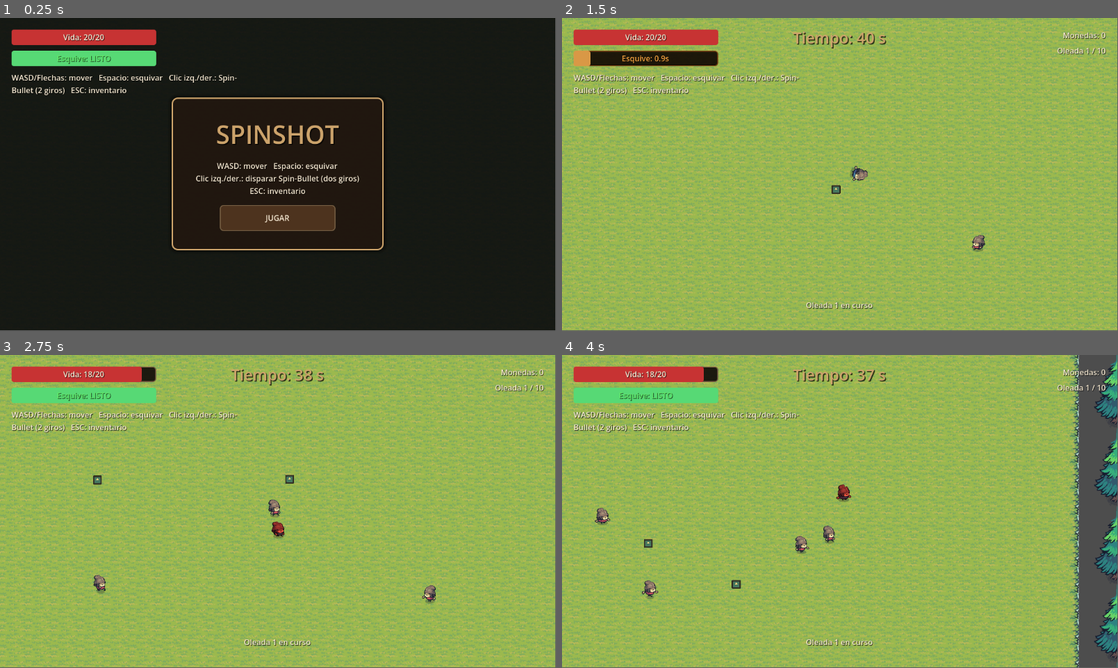
Above: before the commit, frames 1-4 (two rows, left to right).
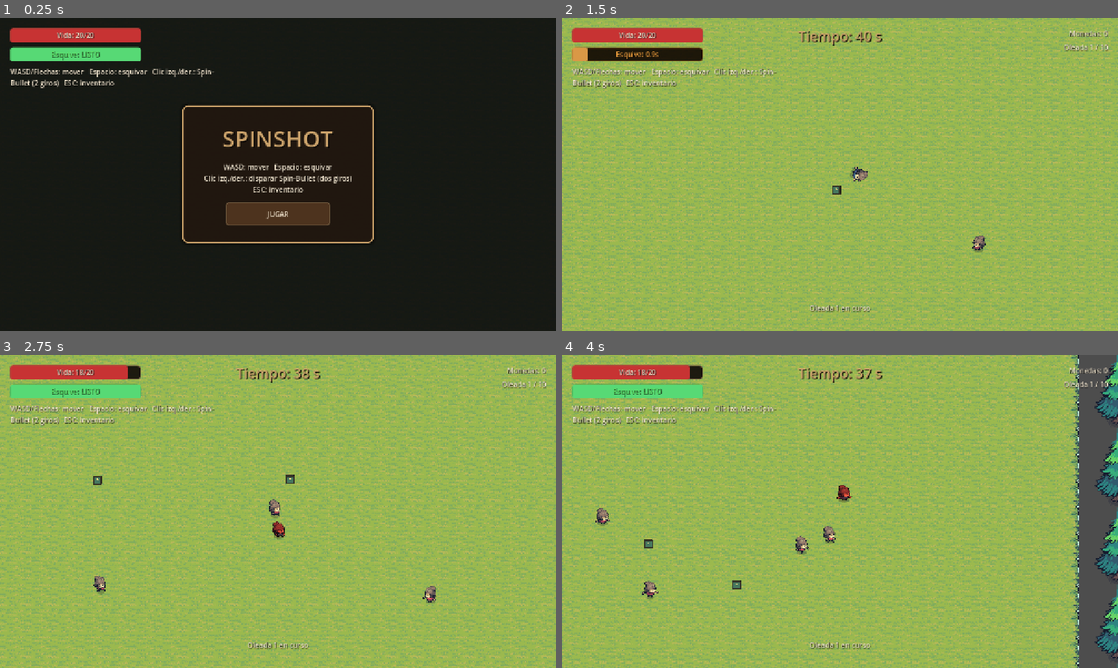
Above: after the commit, the same moments.

Repository: 4FCC/spinshot
Game: Godot game, scene res://Scenes/Main.tscn
Two runs of this game, one before a commit and one after it. Both use one fixed random seed, a clock stepped at 60 frames per second and the inputs below. The engine's default icon, where the game draws it, is replaced by a stand-in: a white triangle on a blue panel in a dark square.
Inputs (mouse positions are in pixels of both pictures, inside the frame that each line leads up to):
- Up to frame 1 (0.25 s): no input
- Up to frame 2 (1.5 s): click "JUGAR" at 0.5 s; tap Enter at 1.25 s; move the mouse to (962, 158) at 1.27 s; hold D (Derecha) from 1.28 s (still down); hold Right mouse button (shoot) from 1.28 s (still down); tap Space (dodge) at 1.35 s
- Up to frame 3 (2.75 s): move the mouse to (166, 527) at 2.02 s; release D (Derecha) at 2.03 s; release Right mouse button (shoot) at 2.03 s; hold S (Abajo) from 2.03 s (still down); right-click (166, 527) at 2.1 s; tap Space (dodge) at 2.3 s
- Up to frame 4 (4 s): move the mouse to (895, 442) at 2.77 s; release S (Abajo) at 2.78 s; hold D (Derecha) 2.78-3.53 s; hold Right mouse button (shoot) 2.78-3.53 s; tap Space (dodge) at 2.85, 3.8 s; move the mouse to (812, 574) at 3.52 s; hold W (Arriba) from 3.53 s (still down); tap N (end_wave) at 3.6 s
In our replay, the window is 799x449 before the commit and 800x450 after it. These sizes can differ from the game's own. Grey fills any space a smaller window leaves; there, only what the larger window draws over its background counts as a difference.

The runs differ from the first frame. In frame 1, 6.6% of the frame differs, in the area x 1-69%, y 3-75%; in frame 2, 11%; in frame 3, 12%; in frame 4, 12%, in the area x 0-100%, y 0-100%.

Commit message:
Tienda más compacta, ítems nítidos, panel de stats y escalado de pantalla
- project.godot [display]: resolución base 1280x720 + stretch canvas_items/expand
  para que el juego escale bien en pantalla completa. F11 alterna pantalla
  completa (game_mode._toggle_fullscreen).
- Tienda: panel más pequeño (más margen alrededor). Imagen de cada ítem más
  grande (168px) y con filtro NEAREST para que el pixel-art se vea nítido al
  escalar (igual en el inventario).
- Al abrir la tienda se oculta el HUD del jugador (vida/esquive/textos) y se
  restaura al salir; coherente con el inventario.
- Nuevo Scripts/stats_panel.gd (StatsPanel): cuadro reutilizable con las
  estadísticas actuales del personaje (vida, velocidad, daño, cadencia, esquive
  e ítems con habilidad). Se muestra a la derecha de la tienda y junto al
  inventario al pulsar ESC.

Co-Authored-By: Claude Opus 4.8 <noreply@anthropic.com>
Claude-Session: https://claude.ai/code/session_01EVFDgn2qQnY3SEDFH6Bwyc

Diff:
--- a/Scenes/GameMode.tscn
+++ b/Scenes/GameMode.tscn
@@ -87,10 +87,10 @@
 [node name="Shop" type="Panel" parent="UI"]
 anchor_right = 1.0
 anchor_bottom = 1.0
-offset_left = 48.0
-offset_top = 44.0
-offset_right = -48.0
-offset_bottom = -44.0
+offset_left = 110.0
+offset_top = 64.0
+offset_right = -110.0
+offset_bottom = -60.0
 script = ExtResource("5_shop")
 icon_health = ExtResource("6_i1")
 icon_damage = ExtResource("7_i2")
--- a/Scripts/game_mode.gd
+++ b/Scripts/game_mode.gd
@@ -57,6 +57,7 @@
 var _inventory_panel: Control = null
 var _inventory_grid: GridContainer = null
 var _inventory_open: bool = false
+var _inv_stats_holder: Control = null
 
 func _ready() -> void:
 	randomize()
@@ -116,6 +117,10 @@
 		_spawn_enemy()
 
 func _unhandled_input(event: InputEvent) -> void:
+	# F11 alterna pantalla completa (en cualquier momento, también en menús)
+	if event is InputEventKey and event.pressed and not event.echo and event.keycode == KEY_F11:
+		_toggle_fullscreen()
+		return
 	if _screen_active:
 		return
 	# Inventario (ESC): disponible en cualquier escena
@@ -172,6 +177,13 @@
 	host.add_child(e)
 	e.global_position = player.global_position + Vector2.RIGHT.rotated(randf() * TAU) * 320.0
 
+func _toggle_fullscreen() -> void:
+	var mode := DisplayServer.window_get_mode()
+	if mode == DisplayServer.WINDOW_MODE_FULLSCREEN or mode == DisplayServer.WINDOW_MODE_EXCLUSIVE_FULLSCREEN:
+		DisplayServer.window_set_mode(DisplayServer.WINDOW_MODE_WINDOWED)
+	else:
+		DisplayServer.window_set_mode(DisplayServer.WINDOW_MODE_FULLSCREEN)
+
 func _toggle_god_mode() -> void:
 	if player == null or not is_instance_valid(player):
 		player = _find_player()
@@ -232,6 +244,8 @@
 	_clear_bullets()
 	if player != null and is_instance_valid(player) and player.has_method("set_frozen"):
 		player.set_frozen(true)
+	# Ocultar el HUD del jugador para que no estorbe a la tienda
+	_set_gameplay_ui_visible(false)
 	shop.open(wave_number)
 
 func _clear_bullets() -> void:
@@ -241,6 +255,8 @@
 func _on_shop_continue() -> void:
 	if player != null and is_instance_valid(player) and player.has_method("set_frozen"):
 		player.set_frozen(false)
+	# Restaurar el HUD al salir de la tienda
+	_set_gameplay_ui_visible(true)
 	if _boss_pending:
 		# Al salir de la tienda tras la oleada final, aparece el jefe
 		_boss_pending = false
@@ -468,20 +484,24 @@
 
 	var bg := ColorRect.new()
 	bg.set_anchors_preset(Control.PRESET_FULL_RECT)
-	bg.color = Color(0, 0, 0, 0.55)
+	bg.color = Color(0, 0, 0, 0.6)
 	_inventory_panel.add_child(bg)
 
-	var panel := Panel.new()
-	panel.set_anchors_preset(Control.PRESET_CENTER)
-	panel.offset_left = -300.0
-	panel.offset_top = -230.0
-	panel.offset_right = 300.0
-	panel.offset_bottom = 230.0
+	var center := CenterContainer.new()
+	center.set_anchors_preset(Control.PRESET_FULL_RECT)
+	_inventory_panel.add_child(center)
+
+	# Inventario (izquierda) + Estadísticas (derecha)
+	var row := HBoxContainer.new()
+	row.add_theme_constant_override("separation", 16)
+	center.add_child(row)
+
+	var panel := PanelContainer.new()
 	UiTheme.apply_panel(panel)
-	_inventory_panel.add_child(panel)
+	panel.custom_minimum_size = Vector2(440, 0)
+	row.add_child(panel)
 
 	var margin := MarginContainer.new()
-	margin.set_anchors_preset(Control.PRESET_FULL_RECT)
 	margin.add_theme_constant_override("margin_left", 22)
 	margin.add_theme_constant_override("margin_top", 18)
 	margin.add_theme_constant_override("margin_right", 22)
@@ -499,7 +519,7 @@
 	vbox.add_child(title)
 
 	_inventory_grid = GridContainer.new()
-	_inventory_grid.columns = 6
+	_inventory_grid.columns = 5
 	_inventory_grid.add_theme_constant_override("h_separation", 10)
 	_inventory_grid.add_theme_constant_override("v_separation", 10)
 	vbox.add_child(_inventory_grid)
@@ -509,6 +529,11 @@
 	hint.horizontal_alignment = HORIZONTAL_ALIGNMENT_CENTER
 	UiTheme.apply_label(hint)
 	vbox.add_child(hint)
+
+	# Columna de estadísticas (se rellena en _refresh_inventory)
+	_inv_stats_holder = VBoxContainer.new()
+	_inv_stats_holder.custom_minimum_size = Vector2(280, 0)
+	row.add_child(_inv_stats_holder)
 
 	ui.add_child(_inventory_panel)
 
@@ -524,7 +549,9 @@
 		get_tree().paused = true
 	else:
 		_inventory_panel.visible = false
-		_set_gameplay_ui_visible(true)
+		# No volver a mostrar el HUD si seguimos dentro de la tienda
+		if not shop.visible:
+			_set_gameplay_ui_visible(true)
 		if not _screen_active:
 			get_tree().paused = false
 
@@ -546,6 +573,12 @@
 
 	if player == null or not is_instance_valid(player):
 		player = _find_player()
+
+	# Reconstruir el panel de estadísticas
+	if _inv_stats_holder != null:
+		for c in _inv_stats_holder.get_children():
+			c.queue_free()
+		_inv_stats_holder.add_child(StatsPanel.build(player))
 	var inv: Dictionary = {}
 	if player != null:
 		var v = player.get("inventory")
@@ -581,6 +614,7 @@
 	icon.texture = data.get("icon", null)
 	icon.expand_mode = TextureRect.EXPAND_IGNORE_SIZE
 	icon.stretch_mode = TextureRect.STRETCH_KEEP_ASPECT_CENTERED
+	icon.texture_filter = CanvasItem.TEXTURE_FILTER_NEAREST
 	icon.mouse_filter = Control.MOUSE_FILTER_IGNORE
 	slot.add_child(icon)
 
--- a/Scripts/shop.gd
+++ b/Scripts/shop.gd
@@ -33,6 +33,7 @@
 var _cards_row: HBoxContainer = null
 var _reroll_button: Button = null
 var _title_label: Label = null
+var _stats_holder: Control = null
 
 func _ready() -> void:
 	visible = false
@@ -120,12 +121,23 @@
 	_reroll_button.pressed.connect(_on_reroll)
 	top.add_child(_reroll_button)
 
-	# ----- Fila de tarjetas (ocupa el grueso del espacio) -----
+	# ----- Centro: tarjetas (izquierda) + estadísticas (derecha) -----
+	var mid := HBoxContainer.new()
+	mid.add_theme_constant_override("separation", 16)
+	mid.size_flags_vertical = Control.SIZE_EXPAND_FILL
+	vbox.add_child(mid)
+
 	_cards_row = HBoxContainer.new()
-	_cards_row.add_theme_constant_override("separation", 16)
+	_cards_row.add_theme_constant_override("separation", 14)
 	_cards_row.size_flags_vertical = Control.SIZE_EXPAND_FILL
 	_cards_row.size_flags_horizontal = Control.SIZE_EXPAND_FILL
-	vbox.add_child(_cards_row)
+	mid.add_child(_cards_row)
+
+	# Columna de estadísticas del personaje (se rellena en _refresh)
+	_stats_holder = VBoxContainer.new()
+	_stats_holder.custom_minimum_size = Vector2(240, 0)
+	_stats_holder.size_flags_vertical = Control.SIZE_EXPAND_FILL
+	mid.add_child(_stats_holder)
 
 	# ----- Botón continuar -----
 	var continue_button := Button.new()
@@ -220,13 +232,15 @@
 	UiTheme.apply_title(name_label, 19)
 	col.add_child(name_label)
 
-	# Imagen grande, centrada, que crece para ocupar el espacio
+	# Imagen grande, centrada, que crece para ocupar el espacio.
+	# texture_filter NEAREST: el pixel-art se ve grande y nítido al escalar.
 	var icon := TextureRect.new()
 	icon.texture = item.get("icon", null)
-	icon.custom_minimum_size = Vector2(0, 150)
+	icon.custom_minimum_size = Vector2(0, 168)
 	icon.size_flags_vertical = Control.SIZE_EXPAND_FILL
 	icon.expand_mode = TextureRect.EXPAND_IGNORE_SIZE
 	icon.stretch_mode = TextureRect.STRETCH_KEEP_ASPECT_CENTERED
+	icon.texture_filter = CanvasItem.TEXTURE_FILTER_NEAREST
 	col.add_child(icon)
 
 	# Descripción completa
@@ -257,6 +271,8 @@
 	return card
 
 func _refresh() -> void:
+	if not visible:
+		return
 	if _coins_label != null:
 		_coins_label.text = "%d monedas" % Game.coins
 	for i in _option_buttons.size():
@@ -267,6 +283,16 @@
 	if _reroll_button != null:
 		_reroll_button.text = "REROLL (%d)" % reroll_cost
 		_reroll_button.disabled = Game.coins < reroll_cost
+	_refresh_stats()
+
+func _refresh_stats() -> void:
+	if _stats_holder == null:
+		return
+	for c in _stats_holder.get_children():
+		c.queue_free()
+	var sp := StatsPanel.build(player)
+	sp.size_flags_vertical = Control.SIZE_EXPAND_FILL
+	_stats_holder.add_child(sp)
 
 func _on_buy(index: int) -> void:
 	if index >= _current.size():
--- /dev/null
+++ b/Scripts/stats_panel.gd
@@ -0,0 +1,83 @@
+class_name StatsPanel
+extends RefCounted
+
+# =============================================================================
+# STATS PANEL — Cuadro reutilizable con las estadísticas actuales del jugador
+# =============================================================================
+# Se usa en la tienda y en el menú de ESC (junto al inventario). Lee los
+# valores directamente del jugador (billy.gd).
+
+static func build(player) -> Control:
+	var panel := PanelContainer.new()
+	UiTheme.apply_panel(panel)
+
+	var pad := MarginContainer.new()
+	pad.add_theme_constant_override("margin_left", 16)
+	pad.add_theme_constant_override("margin_top", 12)
+	pad.add_theme_constant_override("margin_right", 16)
+	pad.add_theme_constant_override("margin_bottom", 12)
+	panel.add_child(pad)
+
+	var vb := VBoxContainer.new()
+	vb.add_theme_constant_override("separation", 6)
+	pad.add_child(vb)
+
+	var title := Label.new()
+	title.text = "ESTADÍSTICAS"
+	title.horizontal_alignment = HORIZONTAL_ALIGNMENT_CENTER
+	UiTheme.apply_title(title, 22)
+	vb.add_child(title)
+
+	if player == null or not is_instance_valid(player):
+		_row(vb, "Jugador", "—")
+		return panel
+
+	_row(vb, "Vida", "%d / %d" % [player.vida, player.vida_max])
+	_row(vb, "Velocidad", "%d" % roundi(player.speed))
+	_row(vb, "Daño de bala", "%d" % player.bullet_damage)
+	_row(vb, "Cadencia", "%.2f s" % player.shoot_cooldown_time)
+	_row(vb, "Esquive (CD)", "%.2f s" % player.dodge_cooldown_time)
+
+	# Ítems con habilidad (solo si el jugador los tiene)
+	var has_special := false
+	if player.coin_heal_level > 0:
+		_row(vb, "Robo de vida", "Nv %d (%d%%)" % [player.coin_heal_level, player.coin_heal_level * 25])
+		has_special = true
+	if player.bounce_level > 0:
+		_row(vb, "Rebote ofensivo", "+%d SpinShot" % player.bounce_level)
+		has_special = true
+	if player.has_split:
+		_row(vb, "División de proyectil", "Sí")
+		has_special = true
+	if player.lethal_level > 0:
+		_row(vb, "Giro letal", "%d%%" % player.lethal_level)
+		has_special = true
+	if player.autododge_level > 0:
+		_row(vb, "Esquiva automática", "%d%%" % (player.autododge_level * 25))
+		has_special = true
+	if not has_special:
+		var none := Label.new()
+		none.text = "(Sin habilidades especiales)"
+		UiTheme.apply_label(none)
+		vb.add_child(none)
+
+	return panel
+
+static func _row(vb: VBoxContainer, name: String, value: String) -> void:
+	var row := HBoxContainer.new()
+	row.add_theme_constant_override("separation", 12)
+
+	var l := Label.new()
+	l.text = name
+	l.size_flags_horizontal = Control.SIZE_EXPAND_FILL
+	UiTheme.apply_label(l)
+	row.add_child(l)
+
+	var v := Label.new()
+	v.text = value
+	v.horizontal_alignment = HORIZONTAL_ALIGNMENT_RIGHT
+	UiTheme.apply_label(v)
+	v.add_theme_color_override("font_color", UiTheme.GOLD)
+	row.add_child(v)
+
+	vb.add_child(row)
--- a/project.godot
+++ b/project.godot
@@ -18,6 +18,13 @@
 [autoload]
 
 Game="*res://Scripts/game.gd"
+
+[display]
+
+window/size/viewport_width=1280
+window/size/viewport_height=720
+window/stretch/mode="canvas_items"
+window/stretch/aspect="expand"
 
 [input]
 
Not shown, added: Scripts/stats_panel.gd.uid
Not shown, changed: README.md
